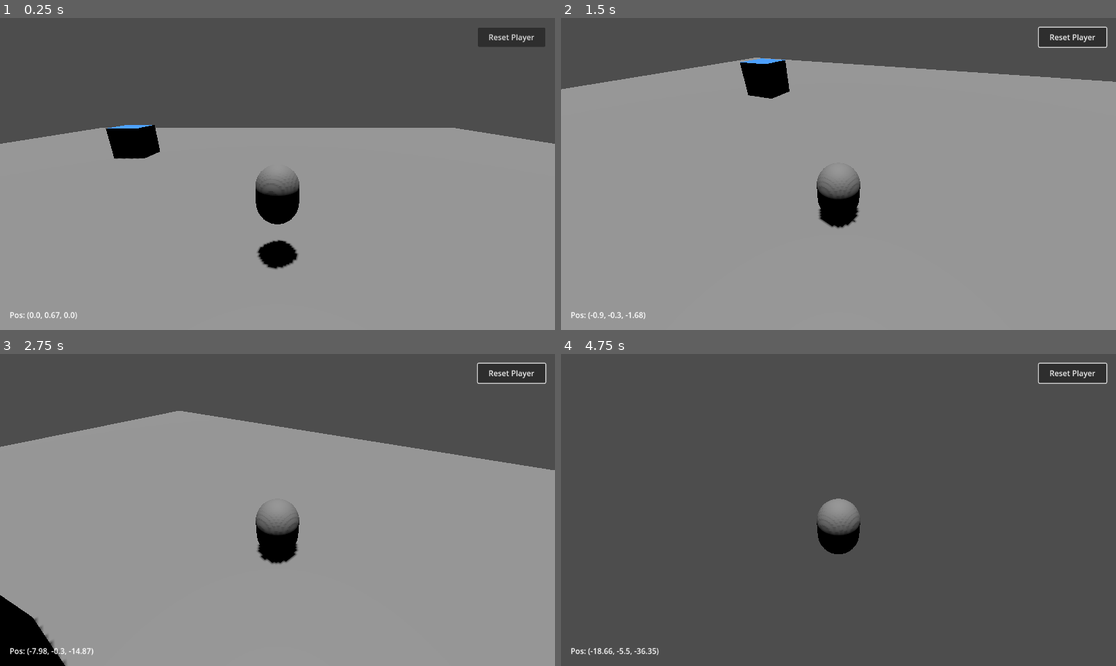
Above: before the commit, frames 1-4 (two rows, left to right).
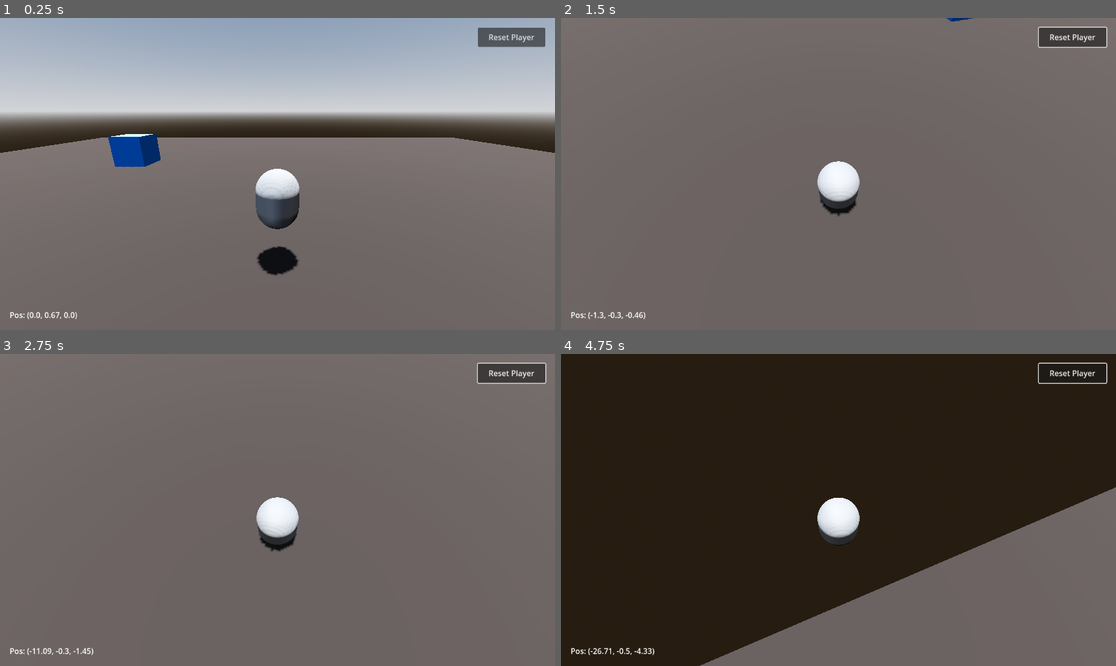
Above: after the commit, the same moments.

Repository: FreedominaStonyField/Anime-3rd-person-movement
Game: Godot game, scene res://main.tscn
Two runs of this game, one before a commit and one after it. Both use one fixed random seed, a clock stepped at 60 frames per second and the inputs below.
Inputs (mouse positions are in pixels of both pictures, inside the frame that each line leads up to):
- Up to frame 1 (0.25 s): no input
- Up to frame 2 (1.5 s): click "Reset Player" at 0.5 s; move the mouse to (866, 174) at 1.27 s; hold W (move_forward) from 1.28 s (still down)
- Up to frame 3 (2.75 s): keep holding W (move_forward); move the mouse to (249, 510) at 2.02 s
- Up to frame 4 (4.75 s): keep holding W (move_forward); move the mouse to (849, 503) at 2.77 s; move the mouse to (832, 516) at 3.52 s; move the mouse to (877, 513) at 4.27 s

The runs differ from the first frame. In frame 1, 98% of the frame differs, in the area x 0-100%, y 0-100%; in frame 2, 99%; in frame 3, 99%; in frame 4, 99%.

Commit message:
Refactor character controller into modular scenes

Diff:
--- a/anime-3-rd-person-movement/main.tscn
+++ b/anime-3-rd-person-movement/main.tscn
@@ -1,12 +1,31 @@
-[gd_scene load_steps=11 format=3 uid="uid://d2j0rbyjmxoa4"]
+[gd_scene load_steps=15 format=3 uid="uid://d2j0rbyjmxoa4"]
 
 [ext_resource type="Script" uid="uid://co5hw2c76j75q" path="res://scripts/main.gd" id="1"]
-[ext_resource type="Script" uid="uid://b2y7fkorhvyv6" path="res://scripts/player_controller.gd" id="2"]
+[ext_resource type="PackedScene" uid="uid://dr4refdhrmnug" path="res://scenes/player/PlayerController.tscn" id="2"]
+[ext_resource type="PackedScene" uid="uid://dtl01p44nh41h" path="res://scenes/camera/ThirdPersonCamera.tscn" id="3"]
+[ext_resource type="PackedScene" uid="uid://cpjflq64wh3ja" path="res://scenes/ui/DebugHUD.tscn" id="4"]
+
+[sub_resource type="ProceduralSkyMaterial" id="ProceduralSkyMaterial_1bvp3"]
+sky_horizon_color = Color(0.66224277, 0.6717428, 0.6867428, 1)
+ground_horizon_color = Color(0.66224277, 0.6717428, 0.6867428, 1)
+
+[sub_resource type="Sky" id="Sky_lquwl"]
+sky_material = SubResource("ProceduralSkyMaterial_1bvp3")
+
+[sub_resource type="Environment" id="Environment_7mycd"]
+background_mode = 2
+sky = SubResource("Sky_lquwl")
+tonemap_mode = 3
+glow_enabled = true
 
 [sub_resource type="BoxShape3D" id="2"]
 size = Vector3(50, 1, 50)
 
+[sub_resource type="StandardMaterial3D" id="StandardMaterial3D_1bvp3"]
+albedo_color = Color(0.22031471, 0.187109, 0.1659936, 1)
+
 [sub_resource type="BoxMesh" id="1"]
+material = SubResource("StandardMaterial3D_1bvp3")
 size = Vector3(50, 1, 50)
 
 [sub_resource type="StandardMaterial3D" id="6"]
@@ -20,14 +39,11 @@
 [sub_resource type="StandardMaterial3D" id="8"]
 albedo_color = Color(0.227451, 0.537255, 0.909804, 1)
 
-[sub_resource type="CapsuleShape3D" id="4"]
-height = 1.4
-
-[sub_resource type="CapsuleMesh" id="3"]
-height = 1.4
-
 [node name="Main" type="Node3D"]
 script = ExtResource("1")
+
+[node name="WorldEnvironment" type="WorldEnvironment" parent="."]
+environment = SubResource("Environment_7mycd")
 
 [node name="Environment" type="Node3D" parent="."]
 
@@ -62,52 +78,13 @@
 material_override = SubResource("8")
 mesh = SubResource("5")
 
-[node name="Player" type="CharacterBody3D" parent="."]
+[node name="Player" parent="." instance=ExtResource("2")]
 transform = Transform3D(1, 0, 0, 0, 1, 0, 0, 0, 1, 0, 1, 0)
-script = ExtResource("2")
-move_speed = 12.0
 acceleration = 100.0
-air_control = 100.0
+air_control = 10.0
 jump_velocity = 3.0
-mouse_sensitivity = 0.001
 
-[node name="CollisionShape3D" type="CollisionShape3D" parent="Player"]
-transform = Transform3D(1, 0, 0, 0, 1, 0, 0, 0, 1, 0, 1, 0)
-shape = SubResource("4")
+[node name="ThirdPersonCamera" parent="." instance=ExtResource("3")]
+transform = Transform3D(1, 0, 0, 0, 1, 0, 0, 0, 1, 0, 1.6, 0)
 
-[node name="MeshInstance3D" type="MeshInstance3D" parent="Player"]
-transform = Transform3D(1, 0, 0, 0, 1, 0, 0, 0, 1, 0, 1, 0)
-mesh = SubResource("3")
-
-[node name="CameraPivot" type="Node3D" parent="Player"]
-transform = Transform3D(1, 0, 0, 0, 1, 0, 0, 0, 1, 0, 1.5, 0)
-
-[node name="SpringArm3D" type="SpringArm3D" parent="Player/CameraPivot"]
-transform = Transform3D(1, 0, 0, 0, 0.9396926, 0.34202012, 0, -0.34202012, 0.9396926, 0, 0, 0)
-spring_length = 4.5
-
-[node name="Camera3D" type="Camera3D" parent="Player/CameraPivot/SpringArm3D"]
-current = true
-
-[node name="CanvasLayer" type="CanvasLayer" parent="."]
-
-[node name="ResetButton" type="Button" parent="CanvasLayer"]
-anchors_preset = 1
-anchor_left = 1.0
-anchor_right = 1.0
-offset_left = -160.0
-offset_top = 20.0
-offset_right = -20.0
-offset_bottom = 60.0
-text = "Reset Player"
-
-[node name="PositionLabel" type="Label" parent="CanvasLayer"]
-anchors_preset = 2
-anchor_top = 1.0
-anchor_bottom = 1.0
-offset_left = 20.0
-offset_top = -60.0
-offset_right = 300.0
-offset_bottom = -20.0
-text = "Pos: (0, 0, 0)"
-vertical_alignment = 2
+[node name="DebugHUD" parent="." instance=ExtResource("4")]
--- /dev/null
+++ b/anime-3-rd-person-movement/scenes/camera/ThirdPersonCamera.tscn
@@ -0,0 +1,13 @@
+[gd_scene load_steps=2 format=3 uid="uid://dtl01p44nh41h"]
+
+[ext_resource type="Script" path="res://scripts/camera/third_person_camera.gd" id="1"]
+
+[node name="ThirdPersonCamera" type="Node3D"]
+script = ExtResource("1")
+
+[node name="SpringArm3D" type="SpringArm3D" parent="."]
+spring_length = 4.5
+collision_mask = 1
+
+[node name="Camera3D" type="Camera3D" parent="SpringArm3D"]
+current = true
--- /dev/null
+++ b/anime-3-rd-person-movement/scenes/player/PlayerController.tscn
@@ -0,0 +1,25 @@
+[gd_scene load_steps=3 format=3 uid="uid://dr4refdhrmnug"]
+
+[ext_resource type="Script" path="res://scripts/player/player_controller.gd" id="1"]
+
+[sub_resource type="CapsuleMesh" id="1"]
+radius = 0.5
+height = 1.4
+
+[sub_resource type="CapsuleShape3D" id="2"]
+radius = 0.5
+height = 1.4
+
+[node name="Player" type="CharacterBody3D"]
+script = ExtResource("1")
+
+[node name="CollisionShape3D" type="CollisionShape3D" parent="."]
+position = Vector3(0, 1, 0)
+shape = SubResource("2")
+
+[node name="MeshInstance3D" type="MeshInstance3D" parent="."]
+position = Vector3(0, 1, 0)
+mesh = SubResource("1")
+
+[node name="CameraTarget" type="Node3D" parent="."]
+position = Vector3(0, 1.6, 0)
--- /dev/null
+++ b/anime-3-rd-person-movement/scenes/ui/DebugHUD.tscn
@@ -0,0 +1,30 @@
+[gd_scene load_steps=2 format=3 uid="uid://cpjflq64wh3ja"]
+
+[ext_resource type="Script" path="res://scripts/ui/debug_hud.gd" id="1"]
+
+[node name="DebugHUD" type="CanvasLayer"]
+script = ExtResource("1")
+
+[node name="ResetButton" type="Button" parent="."]
+anchor_left = 1.0
+anchor_top = 0.0
+anchor_right = 1.0
+anchor_bottom = 0.0
+offset_left = -160.0
+offset_top = 20.0
+offset_right = -20.0
+offset_bottom = 60.0
+text = "Reset Player"
+
+[node name="PositionLabel" type="Label" parent="."]
+anchor_left = 0.0
+anchor_top = 1.0
+anchor_right = 0.0
+anchor_bottom = 1.0
+offset_left = 20.0
+offset_top = -60.0
+offset_right = 280.0
+offset_bottom = -20.0
+horizontal_alignment = 0
+vertical_alignment = 2
+text = "Pos: (0, 0, 0)"
--- /dev/null
+++ b/anime-3-rd-person-movement/scripts/camera/third_person_camera.gd
@@ -0,0 +1,57 @@
+extends Node3D
+class_name ThirdPersonCamera
+
+@export var mouse_sensitivity: float = 0.003
+@export var pitch_sensitivity: float = 0.003
+@export_range(-80.0, 80.0, 0.1) var min_pitch: float = -60.0
+@export_range(-80.0, 80.0, 0.1) var max_pitch: float = 45.0
+@export var default_distance: float = 4.5
+@export var min_distance: float = 2.0
+@export var max_distance: float = 7.0
+
+var target: Node3D
+
+var _yaw: float = 0.0
+var _pitch: float = -0.3
+var _current_distance: float
+
+@onready var _spring_arm: SpringArm3D = $SpringArm3D
+
+func _ready() -> void:
+	_current_distance = clamp(default_distance, min_distance, max_distance)
+	_spring_arm.spring_length = _current_distance
+	_spring_arm.margin = 0.25
+	_apply_rotation()
+
+func set_target(target_node: Node3D) -> void:
+	target = target_node
+	if target:
+		global_transform.origin = target.global_transform.origin
+		_apply_rotation()
+
+func _unhandled_input(event: InputEvent) -> void:
+	if Input.get_mouse_mode() != Input.MOUSE_MODE_CAPTURED:
+		return
+	if event is InputEventMouseMotion:
+		var motion := event as InputEventMouseMotion
+		_yaw -= motion.relative.x * mouse_sensitivity
+		_pitch = clamp(_pitch - motion.relative.y * pitch_sensitivity, deg_to_rad(min_pitch), deg_to_rad(max_pitch))
+	elif event is InputEventMouseButton:
+		var button := event as InputEventMouseButton
+		if button.button_index == MOUSE_BUTTON_WHEEL_UP and button.pressed:
+			_adjust_distance(-0.3)
+		elif button.button_index == MOUSE_BUTTON_WHEEL_DOWN and button.pressed:
+			_adjust_distance(0.3)
+
+func _physics_process(_delta: float) -> void:
+	if target:
+		global_transform.origin = target.global_transform.origin
+	_apply_rotation()
+	_spring_arm.spring_length = _current_distance
+
+func _adjust_distance(amount: float) -> void:
+	_current_distance = clamp(_current_distance + amount, min_distance, max_distance)
+
+func _apply_rotation() -> void:
+	var rotation_basis := Basis(Vector3.UP, _yaw) * Basis(Vector3(1, 0, 0), _pitch)
+	global_transform = Transform3D(rotation_basis, global_transform.origin)
--- a/anime-3-rd-person-movement/scripts/main.gd
+++ b/anime-3-rd-person-movement/scripts/main.gd
@@ -3,29 +3,30 @@
 @export var fall_reset_height: float = -20.0
 
 @onready var _player: PlayerController = $Player
-@onready var _reset_button: Button = $CanvasLayer/ResetButton
-@onready var _position_label: Label = $CanvasLayer/PositionLabel
+@onready var _camera_rig: ThirdPersonCamera = $ThirdPersonCamera
+@onready var _debug_hud: DebugHUD = $DebugHUD
 
 func _ready() -> void:
 	Input.set_mouse_mode(Input.MOUSE_MODE_CAPTURED)
-	_reset_button.pressed.connect(_on_reset_button_pressed)
-	_update_position_label()
+	_camera_rig.set_target(_player.get_camera_target())
+	_player.set_camera(_camera_rig)
+	_debug_hud.reset_requested.connect(_on_reset_requested)
+	_debug_hud.update_position(_player.global_position)
 
 func _process(_delta: float) -> void:
 	if _player.global_position.y < fall_reset_height:
-		_player.reset_to_spawn()
-	_update_position_label()
+		_reset_player()
+	else:
+		_debug_hud.update_position(_player.global_position)
 
 func _unhandled_input(event: InputEvent) -> void:
 	if event.is_action_pressed("ui_cancel"):
 		var new_mode := Input.MOUSE_MODE_VISIBLE if Input.get_mouse_mode() == Input.MOUSE_MODE_CAPTURED else Input.MOUSE_MODE_CAPTURED
 		Input.set_mouse_mode(new_mode)
 
-func _on_reset_button_pressed() -> void:
+func _on_reset_requested() -> void:
+	_reset_player()
+
+func _reset_player() -> void:
 	_player.reset_to_spawn()
-	_update_position_label()
-
-func _update_position_label() -> void:
-	var pos := _player.global_position
-	var display := Vector3(snapped(pos.x, 0.01), snapped(pos.y, 0.01), snapped(pos.z, 0.01))
-	_position_label.text = "Pos: " + str(display)
+	_debug_hud.update_position(_player.global_position)
--- a/anime-3-rd-person-movement/scripts/player_controller.gd
+++ b/anime-3-rd-person-movement/scripts/player/player_controller.gd
@@ -5,45 +5,32 @@
 @export var acceleration: float = 10.0
 @export var air_control: float = 4.0
 @export var jump_velocity: float = 5.0
-@export var mouse_sensitivity: float = 0.003
-@export var max_look_angle: float = 75.0
+@export var turn_speed: float = 8.0
 
 var gravity: float = ProjectSettings.get_setting("physics/3d/default_gravity") as float
 
 var _spawn_transform: Transform3D
-var _spawn_yaw: float
-var _spawn_pitch: float
-var _yaw: float
-var _pitch: float
+var _camera_reference: Node3D
 
-@onready var _camera_pivot: Node3D = $CameraPivot
-@onready var _spring_arm: SpringArm3D = $CameraPivot/SpringArm3D
-@onready var _camera: Camera3D = $CameraPivot/SpringArm3D/Camera3D
+@onready var _camera_target: Node3D = $CameraTarget
 
 func _ready() -> void:
 	_spawn_transform = global_transform
-	_spawn_yaw = rotation.y
-	_spawn_pitch = _camera_pivot.rotation.x
-	_yaw = _spawn_yaw
-	_pitch = clamp(_spawn_pitch, deg_to_rad(-max_look_angle), deg_to_rad(max_look_angle))
-	rotation.y = _yaw
-	_camera_pivot.rotation.x = _pitch
 
-func _unhandled_input(event: InputEvent) -> void:
-	if event is InputEventMouseMotion and Input.get_mouse_mode() == Input.MOUSE_MODE_CAPTURED:
-		var motion := event as InputEventMouseMotion
-		_yaw -= motion.relative.x * mouse_sensitivity
-		_pitch = clamp(_pitch - motion.relative.y * mouse_sensitivity, deg_to_rad(-max_look_angle), deg_to_rad(max_look_angle))
-		rotation.y = _yaw
-		_camera_pivot.rotation.x = _pitch
+func set_camera(camera_node: Node3D) -> void:
+	_camera_reference = camera_node
+
+func get_camera_target() -> Node3D:
+	return _camera_target
 
 func _physics_process(delta: float) -> void:
 	var input_vector := Input.get_vector("move_left", "move_right", "move_back", "move_forward")
 	var target_velocity := Vector3.ZERO
 
 	if input_vector.length_squared() > 0.0:
-		var forward := -_camera.global_transform.basis.z
-		var right := _camera.global_transform.basis.x
+		var basis := _camera_reference.global_transform.basis if _camera_reference else global_transform.basis
+		var forward := -basis.z
+		var right := basis.x
 		var direction := (forward * input_vector.y) + (right * input_vector.x)
 		direction.y = 0.0
 		direction = direction.normalized()
@@ -62,11 +49,16 @@
 		velocity.y -= gravity * delta
 
 	move_and_slide()
+	_align_rotation_to_velocity(delta)
 
 func reset_to_spawn() -> void:
 	global_transform = _spawn_transform
 	velocity = Vector3.ZERO
-	_yaw = _spawn_yaw
-	_pitch = clamp(_spawn_pitch, deg_to_rad(-max_look_angle), deg_to_rad(max_look_angle))
-	rotation.y = _yaw
-	_camera_pivot.rotation.x = _pitch
+
+func _align_rotation_to_velocity(delta: float) -> void:
+	var horizontal_velocity := Vector3(velocity.x, 0.0, velocity.z)
+	if horizontal_velocity.length() < 0.1:
+		return
+	var desired_yaw := atan2(horizontal_velocity.x, horizontal_velocity.z)
+	var new_yaw := lerp_angle(rotation.y, desired_yaw, clamp(turn_speed * delta, 0.0, 1.0))
+	rotation.y = new_yaw
--- /dev/null
+++ b/anime-3-rd-person-movement/scripts/ui/debug_hud.gd
@@ -0,0 +1,16 @@
+extends CanvasLayer
+class_name DebugHUD
+
+signal reset_requested
+
+@onready var _reset_button: Button = $ResetButton
+@onready var _position_label: Label = $PositionLabel
+
+func _ready() -> void:
+	_reset_button.pressed.connect(func() -> void:
+		reset_requested.emit()
+	)
+
+func update_position(world_position: Vector3) -> void:
+	var display := Vector3(snapped(world_position.x, 0.01), snapped(world_position.y, 0.01), snapped(world_position.z, 0.01))
+	_position_label.text = "Pos: " + str(display)
Not shown, added: anime-3-rd-person-movement/scripts/camera/third_person_camera.gd.uid
Not shown, added: anime-3-rd-person-movement/scripts/player/player_controller.gd.uid
Not shown, removed: anime-3-rd-person-movement/scripts/player_controller.gd.uid
Not shown, added: anime-3-rd-person-movement/scripts/ui/debug_hud.gd.uid
